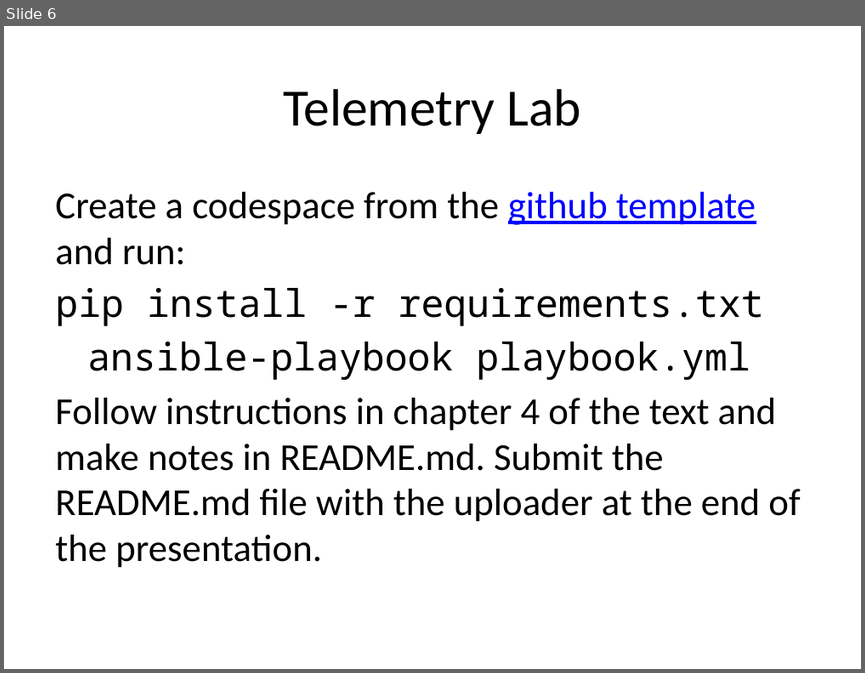
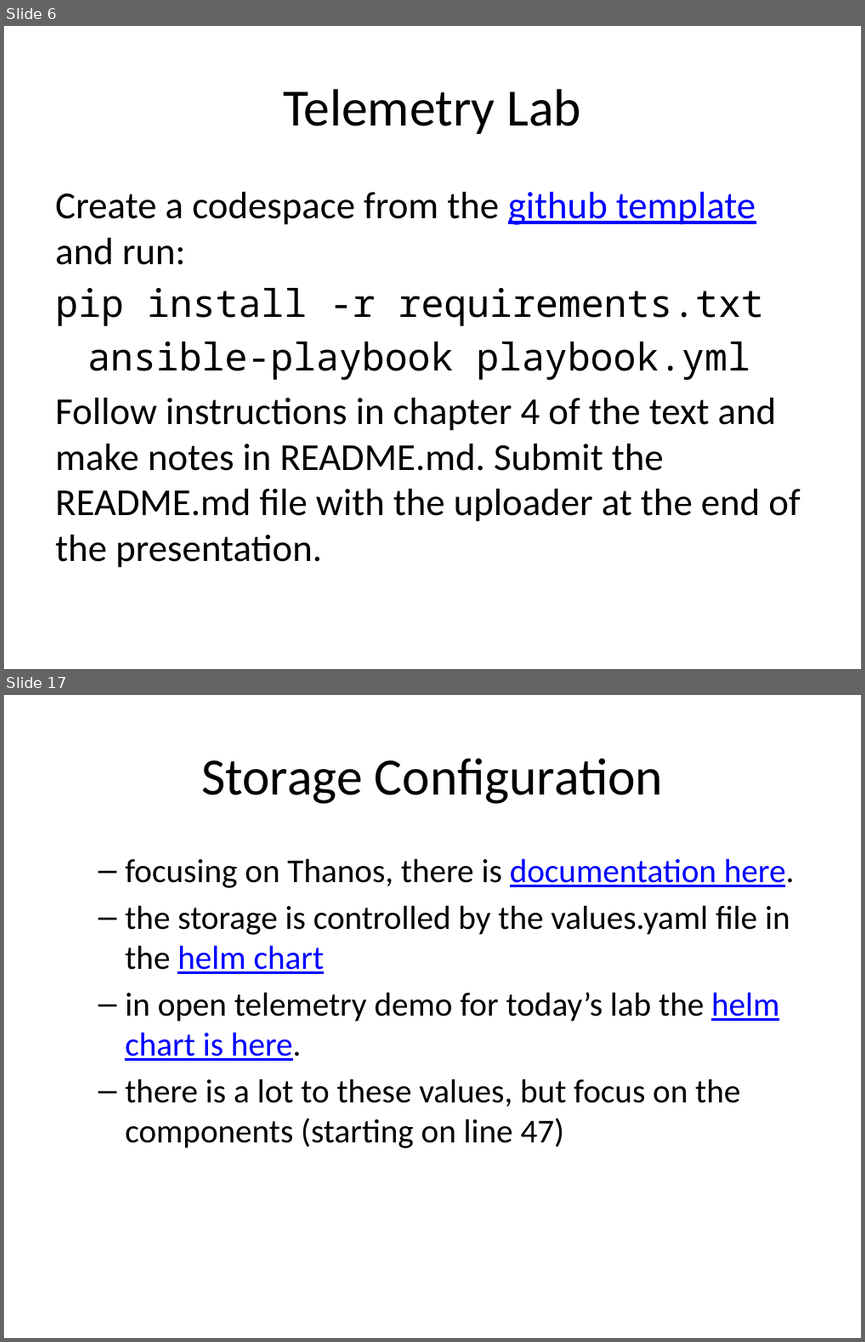
Before and after one commit to rhildred/INFO8985, a slide deck: telemetry/slides.pptx. Shown one above the other, each under a label of ours: slide 6 before the commit, slides 6 and 17 after it; the slides between them are not shown. The pictures are 865x673 and 865x1342 pixels, drawn with LibreOffice and Linux fonts; fonts in the diff are those of the drawing. Boxes give left, top, right and bottom in pixels: in the first picture for what was removed or moved away, otherwise in the second. Text is boxed around its words. In the diff, an @@ line names an element or a change of style, - is before the commit and + after.

```diff
--- a/telemetry/slides.pptx
+++ b/telemetry/slides.pptx
@@ slide 17 added at (4, 695, 861, 1338), background #FFFFFF @@
@@ title added at (201, 758, 663, 804), 44 pt, text #000000 @@
+Storage Configuration
@@ text added at (125, 858, 794, 1148), 28 pt, text #000000 @@
+  – focusing on Thanos, there is documentation here.
+  – the storage is controlled by the values.yaml file in the helm chart
+  – in open telemetry demo for today’s lab the helm chart is here.
+  – there is a lot to these values, but focus on the components (starting on line 47)
```
Also in this commit, not shown: 13 other slides added, 17 other files.
